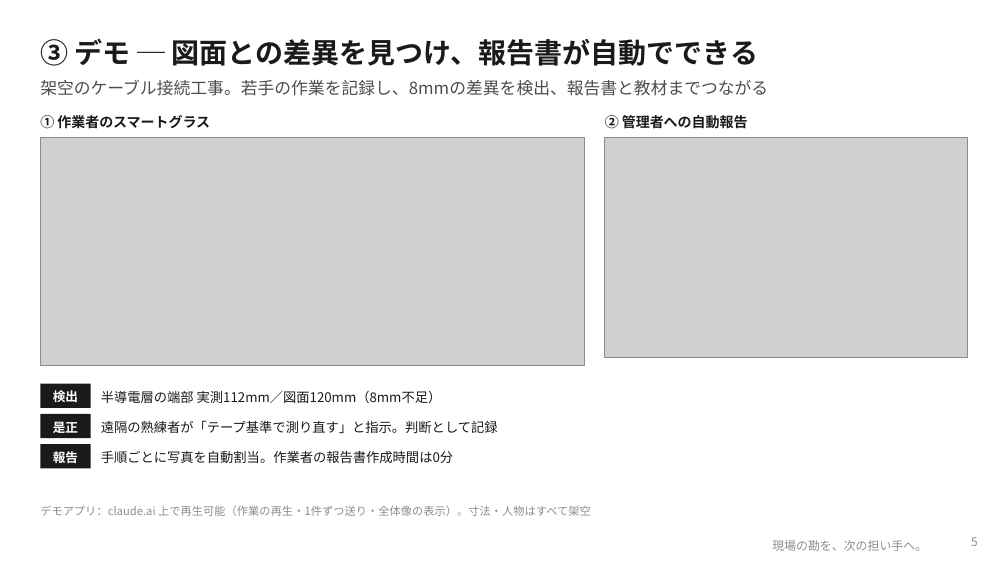
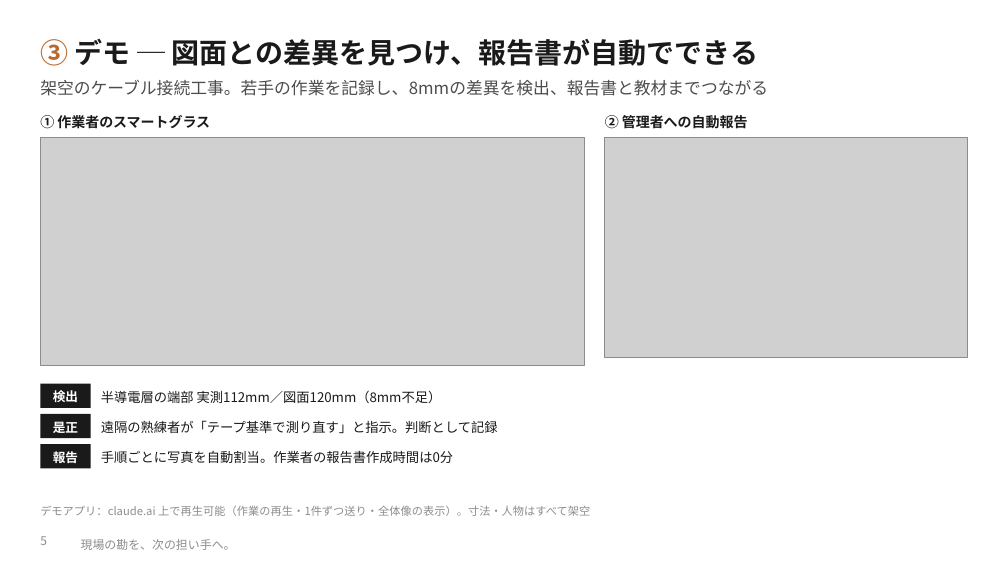
Before and after one commit to SEITOSHIKI/-ai-commute-audio-, a slide deck: slide 5 of deck/令和の虎_事業計画書_三現ワークス.pptx. Drawn at 1008x567 pixels with LibreOffice and Linux fonts; fonts in the diff are those of the drawing; grey boxes stand for pictures; background and template pictures are left out. Boxes give left, top, right and bottom in pixels: in the first picture for what was removed or moved away, otherwise in the second. Text is boxed around its words. In the diff, an @@ line names an element or a change of style, - is before the commit and + after.

```diff
--- a/deck/令和の虎_事業計画書_三現ワークス.pptx
+++ b/deck/令和の虎_事業計画書_三現ワークス.pptx
@@ text "③ デモ ─ 図面との差異を見つけ、報告書が自動でできる" at (40, 39, 759, 66): text colour #1A1A1A to #B8692E in "③" @@
@@ page number: place and size @@
-page number at (971, 537, 978, 546)
+page number at (40, 536, 47, 545)
@@ page number at (40, 536, 47, 545): alignment right to left @@
@@ text "現場の勘を、次の担い手へ。" at (81, 539, 236, 550): alignment right to left @@
@@ text "現場の勘を、次の担い手へ。": place and size @@
-text "現場の勘を、次の担い手へ。" at (772, 540, 927, 551)
+text "現場の勘を、次の担い手へ。" at (81, 539, 236, 550)
```
Also in this commit, not shown: 14 other slides changed, 11 other files.
